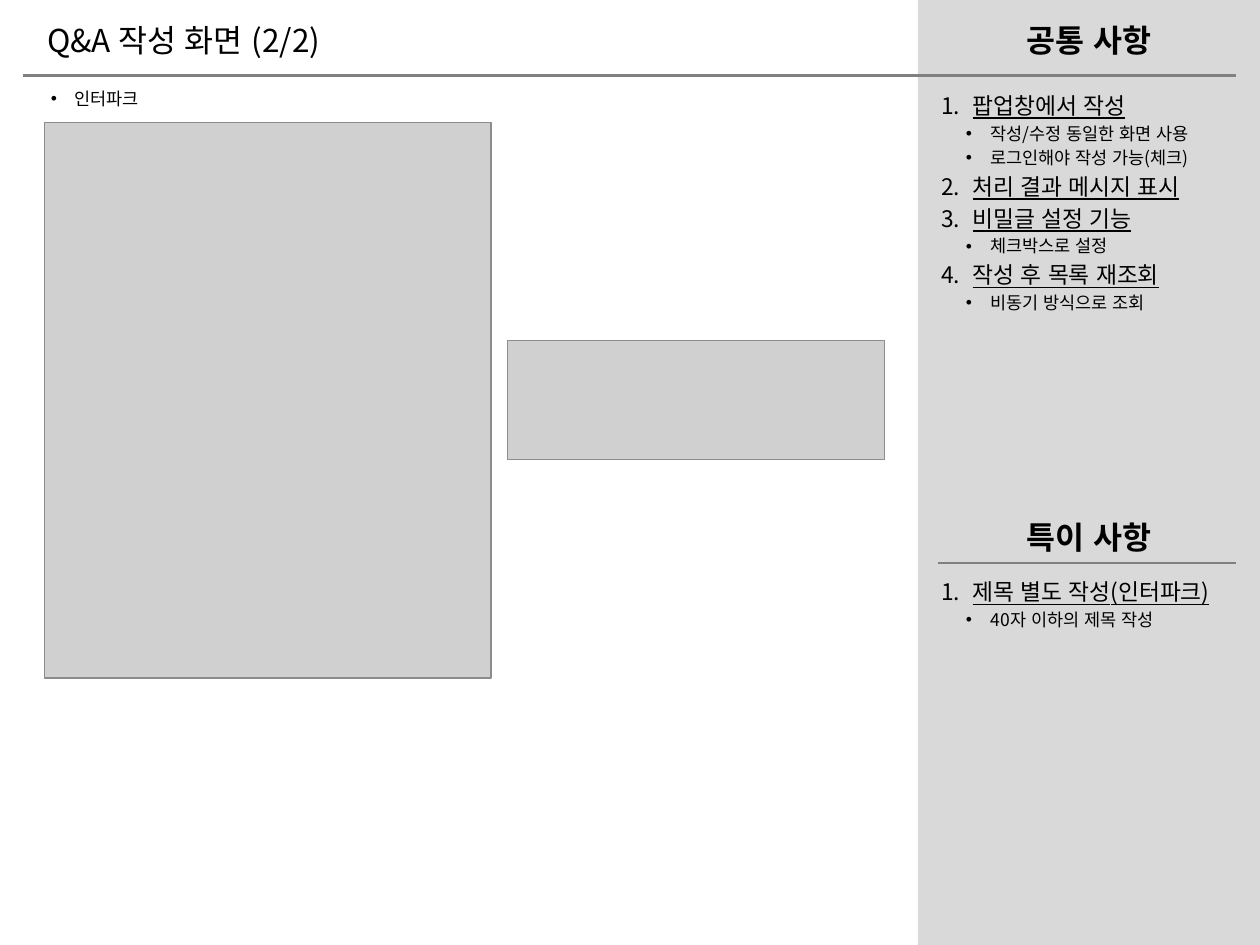
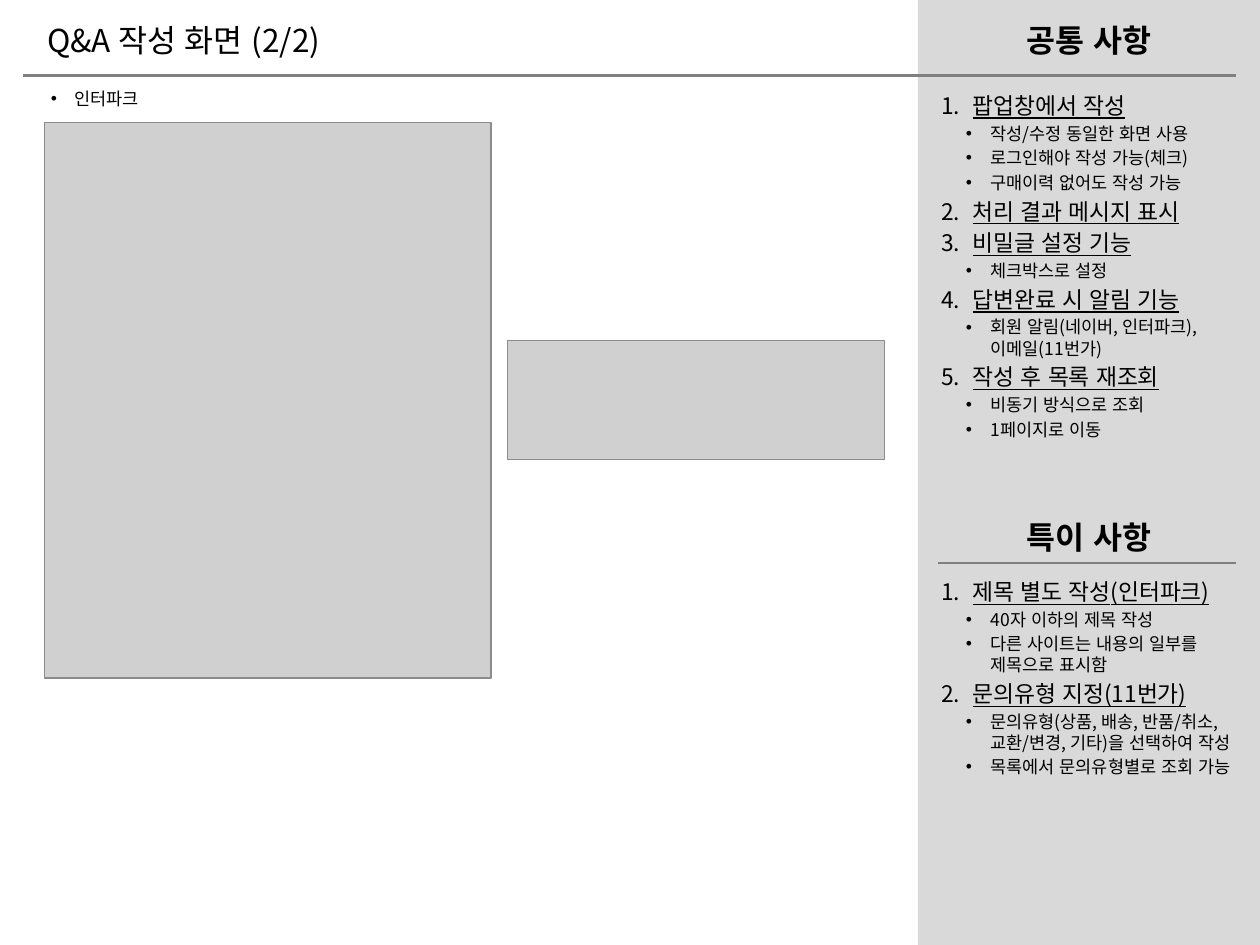
Before and after one commit to catveloper365/project_qnaboard, a slide deck: slide 8 of deliverables/오픈마켓QnA게시판분석/오픈마켓QnA게시판분석_사용자.pptx. Drawn at 1260x945 pixels with LibreOffice and Linux fonts; fonts in the diff are those of the drawing; grey boxes stand for pictures. Boxes give left, top, right and bottom in pixels: in the first picture for what was removed or moved away, otherwise in the second. Text is boxed around its words. In the diff, an @@ line names an element or a change of style, - is before the commit and + after.

Commit message:
Docs: QnA분석 사용자 설명 보완
사용자 기능 - 공통사항, 특이사항 내용 추가
표지의 버전 정보 제거

Related to: #3

```diff
--- a/deliverables/오픈마켓QnA게시판분석/오픈마켓QnA게시판분석_사용자.pptx
+++ b/deliverables/오픈마켓QnA게시판분석/오픈마켓QnA게시판분석_사용자.pptx
@@ text at <box>991,174,1182,191</box>: paragraph added @@
+  • 구매이력 없어도 작성 가능
@@ text at <box>973,289,1198,359</box>: paragraphs added @@
+4. 답변완료 시 알림 기능
+  • 회원 알림(네이버, 인터파크), 이메일(11번가)
@@ text at <box>991,421,1102,438</box>: paragraph added @@
+  • 1페이지로 이동
@@ text at <box>973,635,1231,775</box>: paragraphs added @@
+  • 다른 사이트는 내용의 일부를 제목으로 표시함
+2. 문의유형 지정(11번가)
+  • 문의유형(상품, 배송, 반품/취소, 교환/변경, 기타)을 선택하여 작성
+  • 목록에서 문의유형별로 조회 가능
```
Also in this commit, not shown: 10 other slides changed, 1 other file.
